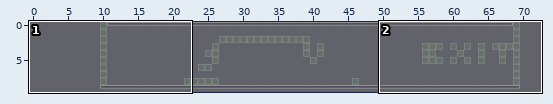
One commit to this Tiled map: maps/tieldmaps/multi/14.tmx. The first picture is a wide view before the edit; the outline marks the close-up.
Close-up. Earlier state:
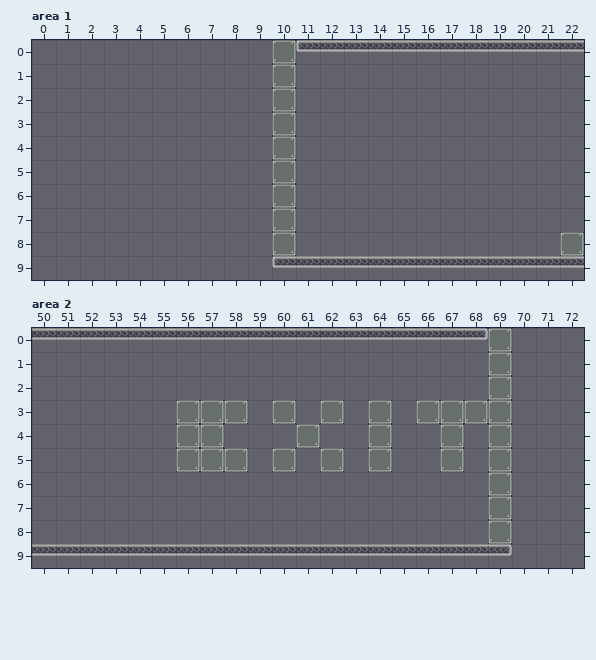
Cells are 64x64 px. Shown: area 1 x 0..22, y 0..9; area 2 x 50..72, y 0..9. The old version is drawn lined up with the new one.
The same view after the edit:
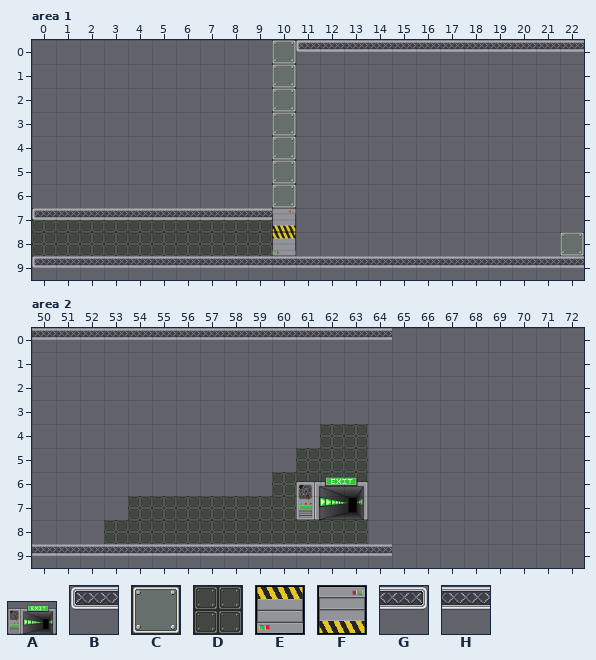
Key: from "fin": A 0; from "left": B 0; from "mur": C 0; from "mur2": D 0; from "portebas": E 0; from "portehaut": F 0; from "right": G 0; from "sol": H 0.
_ is an empty cell.
Tiles of an added or newly shown layer are drawn over the layers below it.
Changes in this commit:
map size 60x10 -> 65x10 cells (old content now starts at 10,0; both pictures use the new coordinates)
Layer "foreground" (added), area 1:
y 7..8: x 0..9 __________ -> DDDDDDDDDD
Layer "front", area 1:
y 7: x 0..10 __________C -> BHHHHHHHHHF
y 8: x 10 C -> E
y 9: x 0..10 __________B -> BHHHHHHHHHH
Layer "foreground" (added), area 2:
y 4: x 62..63 __ -> DD
y 5: x 61..63 ___ -> DDD
y 6: x 60..63 ____ -> DDDD
y 7: x 54..60 _______ -> DDDDDDD; x 62..63 __ -> DD
y 8: x 53..63 ___________ -> DDDDDDDDDDD
Layer "front", area 2:
y 0: x 65..69 HHHGC -> _____
y 1..2: x 69 C -> _
y 3: x 56..58 CCC -> ___; x 60 C -> _; x 62 C -> _; x 64 C -> _; x 66..69 CCCC -> ____
y 4: x 56..57 CC -> __; x 61 C -> _; x 64 C -> _; x 67 C -> _; x 69 C -> _
y 5: x 56..58 CCC -> ___; x 60 C -> _; x 62 C -> _; x 64 C -> _; x 67 C -> _; x 69 C -> _
y 6: x 69 C -> _
y 7: x 61 _ -> A; x 69 C -> _
y 8: x 69 C -> _
y 9: x 65..69 HHHHG -> _____
Pixel boxes of the changes (left, top, right, bottom) in both close-ups:
changed: (32, 208, 296, 268)
removed: (392, 328, 512, 556)
changed: (104, 400, 392, 544)
